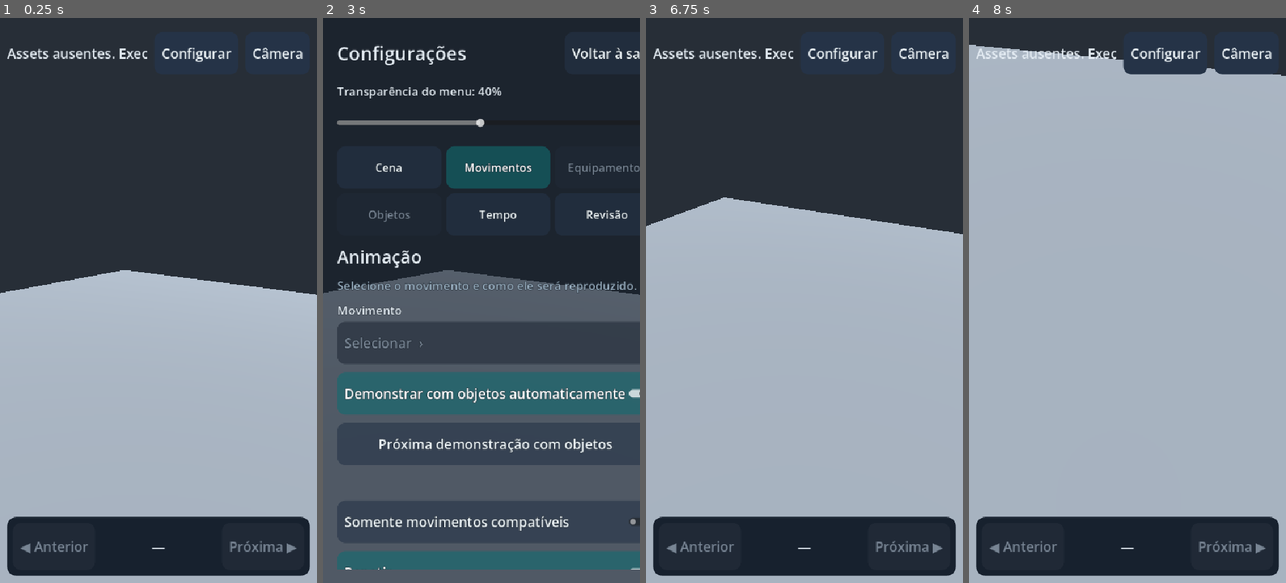
Above: before the commit, frames 1-4 (left to right).
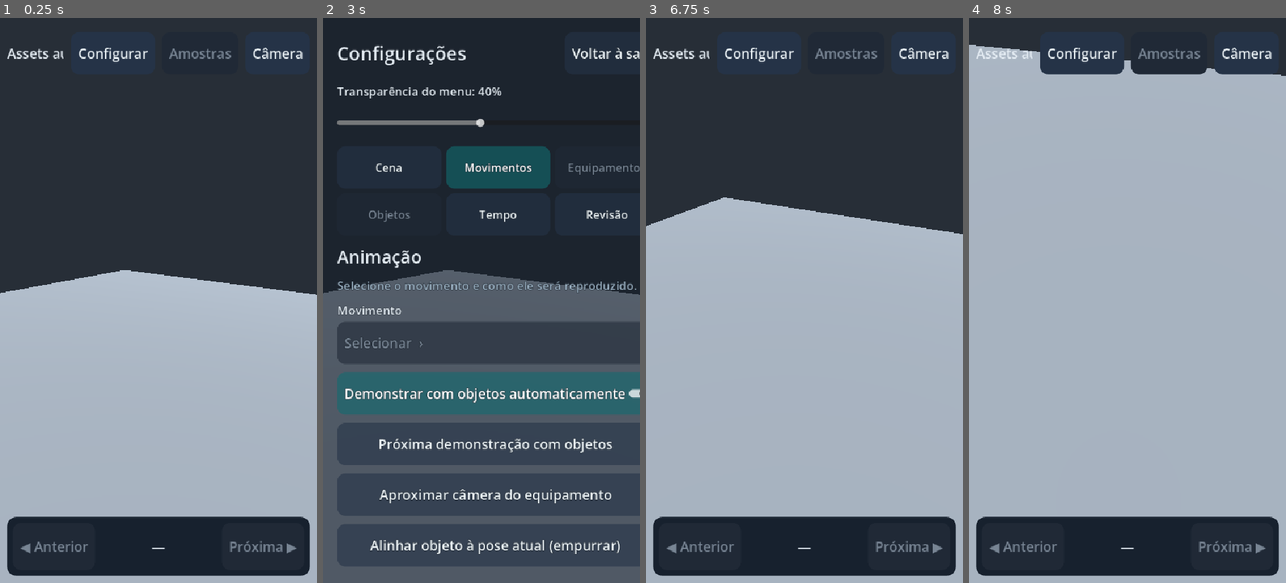
Above: after the commit, the same moments.

Repository: pabloerlis/MyGame
Game: Godot game, scene res://lab/lab_room.tscn
The game is run twice, just before and just after one commit, with the same random seed, the same clock (stepped at 60 frames per second) and the same inputs.
Inputs (mouse positions are in pixels of both pictures, inside the frame that each line leads up to):
- Up to frame 1 (0.25 s): no input
- Up to frame 2 (3 s): click "Câmera" at 0.5 s; click "Câmera" at 1.25 s; click "Câmera" at 2 s; click "Configurar" at 2.75 s
- Up to frame 3 (6.75 s): click (817, 492) at 3.5 s, where only the run after the commit has a clickable "Aproximar câmera do equipamen…"; click (817, 543) at 4.25 s, where only the run after the commit has a clickable "Alinhar objeto à pose atual (…"; click "Voltar à sala" at 5 s; tap Enter at 5.75 s; move the mouse to (874, 272) at 5.77 s; click (874, 272) at 5.92 s; tap Space at 6.5 s; drag from (741, 328) to (788, 413) at 6.52 s
- Up to frame 4 (8 s): tap Enter at 7.25 s; move the mouse to (1159, 176) at 7.27 s; click (1159, 176) at 7.42 s

The runs differ from the first frame. In frame 1, 0.6% of the frame differs, in the area x 20-74%, y 5-8%; in frame 2, 10%, in the area x 4-100%, y 80-98%; in frame 3, 0.6%; in frame 4, 1.3%.

Commit message:
feat(lab): searchable interaction gallery and real rendered demonstration captures

Diff:
--- a/game/lab/demo_samples.gd
+++ b/game/lab/demo_samples.gd
@@ -33,3 +33,37 @@
 		if str(items[i]["pack"]) + "/" + str(items[i]["name"]) == key:
 			return i
 	return -1
+
+## Enumerate the actual imported clip names across libraries, preferring in-place
+## scenes for duplicate actions. Preserve the original scene and clip IDs.
+static func gallery(records: Array) -> Array:
+	var result: Array = []
+	var seen := {}
+	for pass_id in [0, 1]:
+		for i in range(records.size()):
+			var record: Dictionary = records[i]
+			var source := str(record.get("sourcePath", "")).to_lower()
+			var in_place := "no root" in source or "no_root" in source or "noroot" in source or "in place" in source or "inplace" in source
+			if (pass_id == 0) != in_place:
+				continue
+			for original in record.get("clips", []):
+				var sample := for_clip(str(original))
+				if sample.is_empty() or sample.has("missing"):
+					continue
+				var key := str(original).get_file().to_lower()
+				if seen.has(key):
+					continue
+				seen[key] = true
+				result.append({"scene": i, "clip": str(original), "label": str(sample["label"])})
+	return result
+
+static func face_position(point: Vector3, torso: Vector3, half: Vector3) -> Vector3:
+	# Place the nearest vertical box face at the sampled hand center,
+	# retaining a floor-level object. Only horizontal placement is inferred.
+	var direction := point - torso
+	var result := Vector3(point.x, 0.0, point.z)
+	if absf(direction.x) > absf(direction.z):
+		result.x += half.x * (1.0 if direction.x >= 0.0 else -1.0)
+	else:
+		result.z += half.z * (1.0 if direction.z >= 0.0 else -1.0)
+	return result
--- a/game/lab/lab_room.gd
+++ b/game/lab/lab_room.gd
@@ -7,6 +7,11 @@
 var demo_ready := false
 var demo_state := {}
 var demo_button: Button
+var demo_gallery: OptionButton
+var demo_entries: Array = []
+var demo_gallery_button: Button
+var demo_closeup: Button
+var demo_position_key := ""
 const ContactIK = preload("res://lab/contact_ik.gd")
 var support_solver = ContactIK.new()
 const ContextGeometry = preload("res://lab/context_contact.gd")
@@ -252,6 +257,7 @@
 	_refresh_sections()
 	_refresh_picker_labels()
 	demo_ready = true
+	_build_demo_gallery()
 	# Start with a visible weapon example instead of an empty idle animation.
 	for i in range(clips.size()):
 		if str(clips[i]).to_lower().contains("pistol_idle"):
@@ -283,6 +289,15 @@
 	settings_button.text = "Configurar"
 	top.add_child(settings_button)
 	settings_button.pressed.connect(_set_settings.bind(true))
+	demo_gallery_button = Button.new()
+	demo_gallery_button.text = "Amostras"
+	demo_gallery_button.disabled = true
+	top.add_child(demo_gallery_button)
+	demo_gallery_button.pressed.connect(_open_demo_gallery)
+	demo_gallery = OptionButton.new()
+	root.add_child(demo_gallery)
+	demo_gallery.hide()
+	demo_gallery.item_selected.connect(_choose_demo_gallery)
 	var reset := Button.new()
 	reset.text = "Câmera"
 	top.add_child(reset)
@@ -424,6 +439,14 @@
 	demo_button.text = "Próxima demonstração com objetos"
 	animation_controls.add_child(demo_button)
 	demo_button.pressed.connect(_next_demo)
+	demo_closeup = Button.new()
+	demo_closeup.text = "Aproximar câmera do equipamento"
+	animation_controls.add_child(demo_closeup)
+	demo_closeup.pressed.connect(_focus_equipment_demo)
+	var align_demo := Button.new()
+	align_demo.text = "Alinhar objeto à pose atual (empurrar)"
+	animation_controls.add_child(align_demo)
+	align_demo.pressed.connect(_align_push_demo)
 	demo_label = Label.new()
 	demo_label.autowrap_mode = TextServer.AUTOWRAP_WORD_SMART
 	animation_controls.add_child(demo_label)
@@ -1299,6 +1322,7 @@
 		return
 	item_mode = new_mode
 	mode_picker.select(index)
+	demo_gallery_button.disabled = item_mode or demo_entries.is_empty()
 	_refresh_sections()
 	if is_instance_valid(context_root):
 		context_root.visible = not item_mode
@@ -1335,6 +1359,7 @@
 	context_base_size = Vector3.ZERO
 	context_picker.select(index)
 	context_offset = Vector3.ZERO
+	demo_position_key = ""
 	context_label.text = "Sem objeto"
 	_refresh_scale_controls(1)
 	if index <= 0 or index > context_indices.size():
@@ -2582,7 +2607,9 @@
 	# Preserve context scales and corrections when switching within one action.
 	if context_index_demo != context_record_index:
 		_choose_context(context_indices.find(context_index_demo) + 1 if context_index_demo >= 0 and context_indices.has(context_index_demo) else 0)
-	if is_instance_valid(context_root) and context_index_demo >= 0:
+	var position_key := "%s|%s|%s" % [scene_picker.selected, context_index_demo, sample.get("label", "")]
+	if is_instance_valid(context_root) and context_index_demo >= 0 and demo_position_key != position_key:
+		demo_position_key = position_key
 		context_offset = Vector3(0, 0, float(sample.get("z", -1.2)) - context_origin.z)
 		if sample.has("height") and context_base_size.y > 0.001:
 			var factors := _object_scale(context_index_demo)
@@ -2598,3 +2625,88 @@
 	if sample.is_empty():
 		demo_label.text = "Sem demonstração mapeada para este movimento."
 	_refresh_picker_labels()
+
+func _build_demo_gallery() -> void:
+	demo_entries = Demos.gallery(records)
+	demo_gallery.clear()
+	for entry in demo_entries:
+		demo_gallery.add_item("%s — %s" % [entry["label"], Labels.clip(str(entry["clip"]))])
+	demo_gallery_button.disabled = demo_entries.is_empty() or item_mode
+
+func _open_demo_gallery() -> void:
+	if demo_entries.is_empty():
+		return
+	_open_choices(demo_gallery, "Demonstrações com objetos")
+
+func _choose_demo_gallery(index: int) -> void:
+	if index < 0 or index >= demo_entries.size():
+		return
+	if item_mode:
+		_set_mode(0)
+	var entry: Dictionary = demo_entries[index]
+	var scene_index := int(entry["scene"])
+	demo_toggle.set_pressed_no_signal(true)
+	if scene_picker.selected != scene_index:
+		_load_scene(scene_index)
+	var clip_id := str(entry["clip"])
+	var clip_number := clips.find(clip_id)
+	if clip_number < 0:
+		for i in range(clips.size()):
+			if str(clips[i]).get_file().to_lower() == clip_id.get_file().to_lower():
+				clip_number = i
+				break
+	if clip_number < 0:
+		demo_label.text = "Clipe da demonstração indisponível."
+		return
+	demo_gallery.select(index)
+	_select_clip(clip_number)
+	_set_settings(false)
+	focus = Vector3(0, 1, 0)
+	distance = 3.6
+	_update_camera()
+
+func _focus_equipment_demo() -> void:
+	if not is_instance_valid(grip):
+		demo_label.text = "Nenhum equipamento na mão."
+		return
+	var boxes: Array[AABB] = []
+	_collect_bounds(grip, boxes)
+	if boxes.is_empty():
+		return
+	var bounds := boxes[0]
+	for i in range(1, boxes.size()):
+		bounds = bounds.merge(boxes[i])
+	focus = bounds.get_center()
+	distance = clampf(bounds.size.length() * 2.5, 0.45, 3.5)
+	_update_camera()
+	_set_settings(false)
+
+func _align_push_demo() -> void:
+	if not is_instance_valid(context_root) or not is_instance_valid(skeleton) or not str(selected_clip).to_lower().contains("push") or hand_bones[0] < 0 or hand_bones[1] < 0:
+		demo_label.text = "Selecione uma demonstração de empurrar e pause na pose de contato."
+		return
+	_suspend_context_solvers("demo_alignment")
+	support_solver.suspend("demo_alignment")
+	_reset_warp_frame()
+	if is_instance_valid(player):
+		var time := player.current_animation_position
+		player.pause()
+		player.seek(time, true)
+	var torso := _torso_points_world()
+	if torso.is_empty():
+		demo_label.text = "Sem referência de tronco."
+		return
+	var center := Vector3.ZERO
+	for point in torso:
+		center += point
+	center /= float(torso.size())
+	var a := skeleton.to_global(skeleton.get_bone_global_pose(hand_bones[0]).origin)
+	var b := skeleton.to_global(skeleton.get_bone_global_pose(hand_bones[1]).origin)
+	var half := context_base_size * _object_scale(context_record_index) * 0.5
+	var target := Demos.face_position((a + b) * 0.5, center, half)
+	context_offset = to_local(target) - context_origin
+	_update_context()
+	demo_state["placement"] = "sampled_hands_approximate_box"
+	demo_state["placementPhase"] = _context_ik_phase()
+	demo_label.text = "Objeto alinhado à posição média das mãos nesta pose; revise altura e contato."
+	_set_settings(false)
--- a/game/project.godot
+++ b/game/project.godot
@@ -3,7 +3,7 @@
 
 [application]
 config/name="MyGame Lab"
-config/version="0.1.0-alpha.20"
+config/version="0.1.0-alpha.21"
 run/main_scene="res://lab/lab_room.tscn"
 config/icon="res://branding/erlis.png"
 boot_splash/show_image=true
--- /dev/null
+++ b/game/tests/capture_demos.gd
@@ -0,0 +1,58 @@
+extends SceneTree
+## Render actual laboratory frames using the same renderer and assets as CI.
+func _initialize() -> void:
+	call_deferred("_run")
+
+func _run() -> void:
+	var output := OS.get_environment("LAB_CAPTURE_DIR")
+	if output.is_empty() or DirAccess.make_dir_recursive_absolute(output) != OK:
+		push_error("Missing capture directory")
+		quit(1)
+		return
+	var packed := load("res://lab/lab_room.tscn") as PackedScene
+	var lab = packed.instantiate()
+	root.add_child(lab)
+	await process_frame
+	var requested := ["pistol_idle", "pistol_shoot", "pistol_reload", "sword_attack", "bow_shoot", "treechopping", "push", "sitting_idle", "climbup_1m"]
+	var manifest: Array = []
+	for key in requested:
+		var index := -1
+		for i in range(lab.demo_entries.size()):
+			var name := str(lab.demo_entries[i]["clip"]).get_file().to_lower()
+			if name == key or name.begins_with(key + "_"):
+				index = i
+				break
+		if index < 0:
+			continue
+		lab._choose_demo_gallery(index)
+		for phase in [0.25, 0.65]:
+			lab._seek_phase(phase)
+			for frame in range(3):
+				await process_frame
+			await RenderingServer.frame_post_draw
+			var image := root.get_texture().get_image()
+			if image == null or image.is_empty():
+				push_error("Empty rendered frame")
+				quit(1)
+				return
+			var filename := "%s-%02d.png" % [key, int(phase * 100)]
+			if image.save_png(output.path_join(filename)) != OK:
+				push_error("Capture failed")
+				quit(1)
+				return
+			var entry: Dictionary = lab._review_entry()
+			entry["file"] = filename
+			entry["validation"] = "rendered_unreviewed"
+			manifest.append(entry)
+	if manifest.size() < 8:
+		push_error("Insufficient demonstration screenshots")
+		quit(1)
+		return
+	var file := FileAccess.open(output.path_join("manifest.json"), FileAccess.WRITE)
+	if file == null:
+		quit(1)
+		return
+	file.store_string(JSON.stringify(manifest, "\t"))
+	file.close()
+	print("CAPTURE_OK: ", manifest.size(), " rendered frames (not visual approval)")
+	quit(0)
--- a/game/tests/smoke.gd
+++ b/game/tests/smoke.gd
@@ -415,7 +415,7 @@
 	# Programmatic assignment does not guarantee TextEdit.text_changed; mirror explicit UI save.
 	lab._save_reviews()
 	var report: Variant = JSON.parse_string(lab._report_json())
-	if not report is Dictionary or report["reviews"].size() !=  …(119 unchanged characters)… al" or report["build"] != "0.1.0-alpha.20" or not report["current"].has("demo") o …(388 unchanged characters)…
+	if not report is Dictionary or report["reviews"].size() !=  …(119 unchanged characters)… al" or report["build"] != "0.1.0-alpha.21" or not report["current"].has("demo") o …(388 unchanged characters)…
 		push_error("Review JSON failed")
 		quit(1)
 		return
@@ -483,6 +483,11 @@
 		quit(1)
 		return
 	print("DEMO_OK: real pistol, bow, axe/tree and chair sample mappings; actual attachment and context loading.")
+	if not _test_gallery(lab):
+		push_error("Demo gallery navigation failed")
+		quit(1)
+		return
+	print("GALLERY_OK: indexed clips across real libraries, automatic equipment, camera and pose alignment geometry.")
 	quit(0)
 
 func _test_support_ik() -> bool:
@@ -663,3 +668,21 @@
 		lab._clear_all_equipment()
 		lab._choose_context(0)
 	return checks > 0 and pistol_found and tree_found
+
+func _test_gallery(lab) -> bool:
+	var demos = preload("res://lab/demo_samples.gd")
+	var entries: Array = lab.demo_entries
+	if entries.size() < 8 or lab.demo_gallery.item_count != entries.size():
+		return false
+	var found := false
+	for i in range(entries.size()):
+		var entry: Dictionary = entries[i]
+		if str(entry["clip"]).to_lower().contains("pistol_idle"):
+			lab._choose_demo_gallery(i)
+			if not is_instance_valid(lab.grip) or not str(lab.selected_clip).to_lower().contains("pistol_idle"):
+				return false
+			lab._focus_equipment_demo()
+			found = lab.distance < 3.6 and lab.focus.is_finite()
+			break
+	var p: Vector3 = demos.face_position(Vector3(0.2, 1, -0.6), Vector3(0, 1, 0), Vector3(0.3, 0.5, 0.4))
+	return found and p.is_equal_approx(Vector3(0.2, 0, -1.0))
Not shown, changed: game/export_presets.cfg
Not shown, changed: docs/07-interacoes-adaptativas.md
